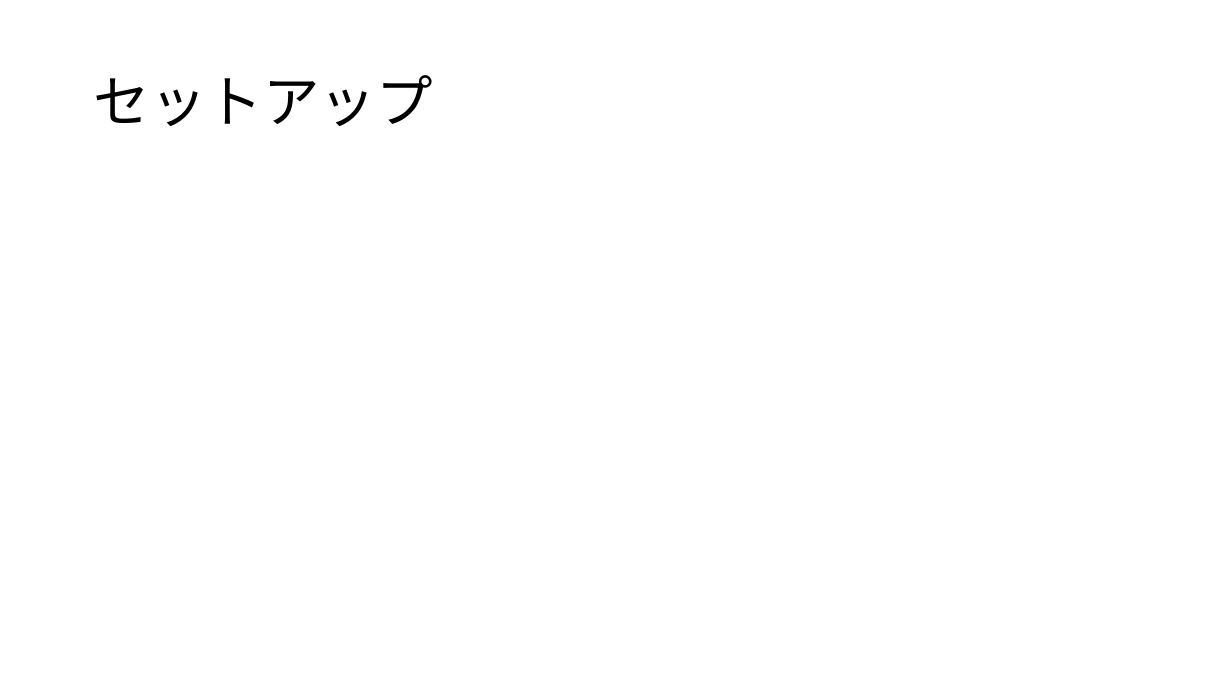
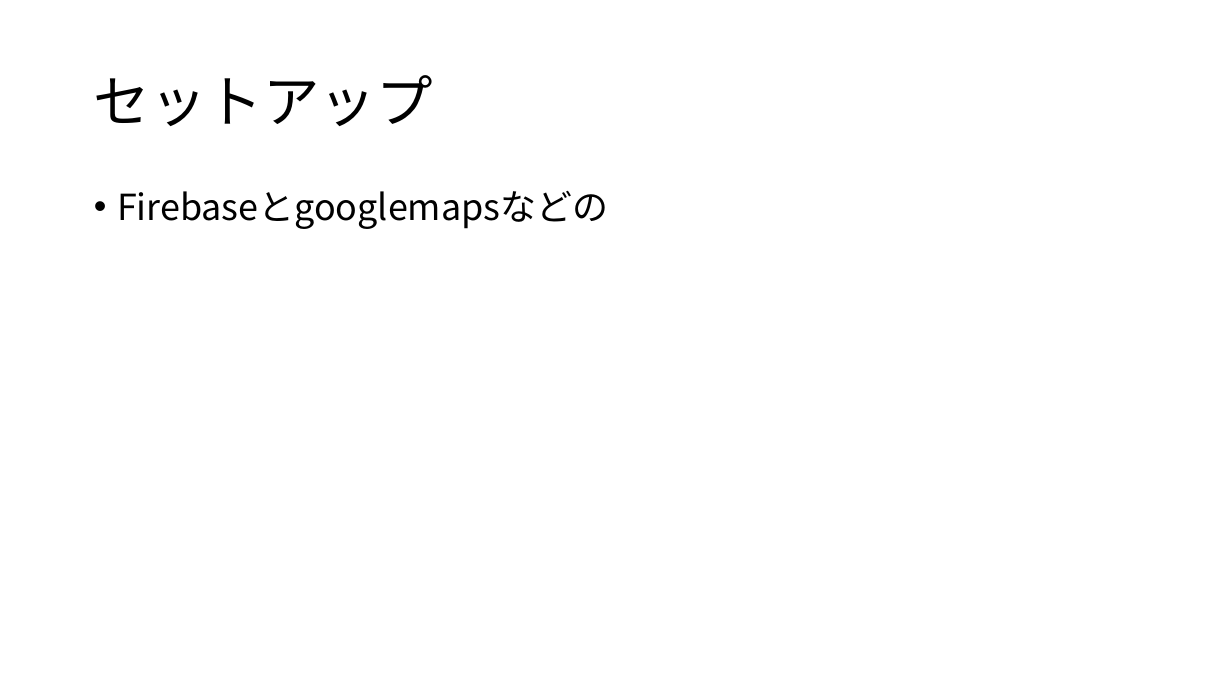
Before and after one commit to Daina040303/flutter_application_1, a slide deck: slide 7 of アプリ仕様書.pptx. Drawn at 1232x693 pixels with LibreOffice and Linux fonts; fonts in the diff are those of the drawing. Boxes give left, top, right and bottom in pixels: in the first picture for what was removed or moved away, otherwise in the second. Text is boxed around its words. In the diff, an @@ line names an element or a change of style, - is before the commit and + after.

```diff
--- a/アプリ仕様書.pptx
+++ b/アプリ仕様書.pptx
@@ text added at bbox=[117, 191, 608, 229], 28 pt, text #000000 @@
+• Firebaseとgooglemapsなどの
```
Also in this commit, not shown: 3 other slides changed.
